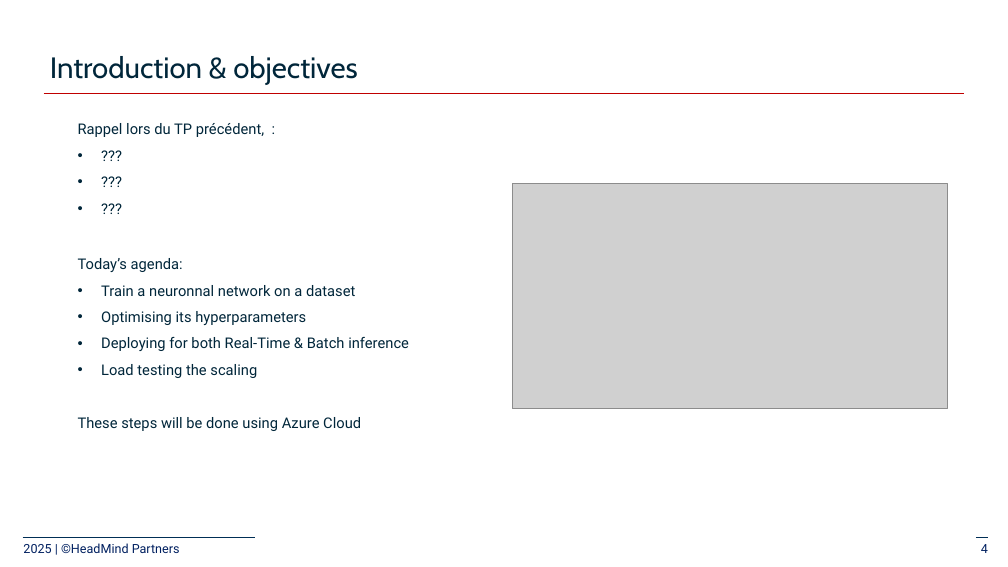
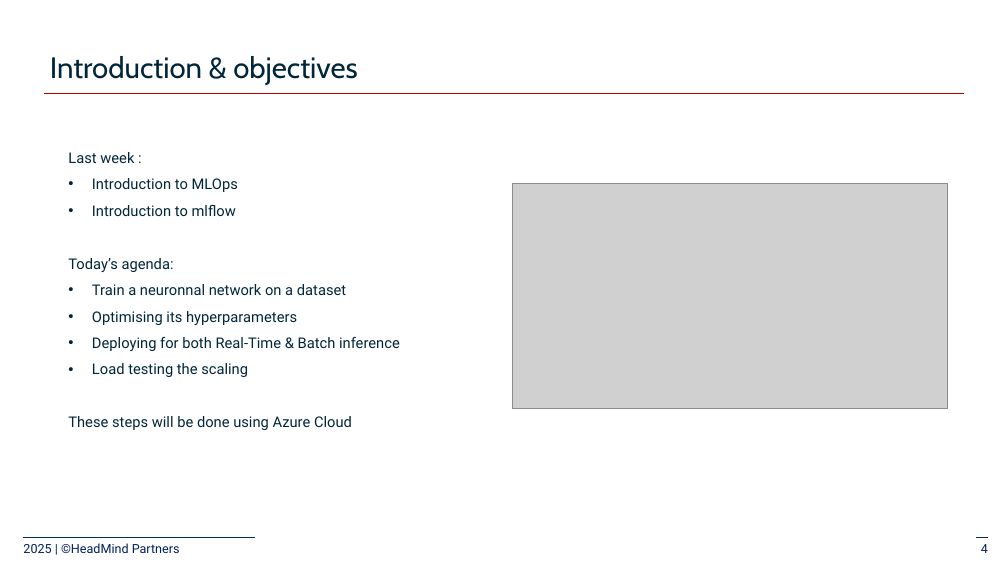
Before and after one commit to ncabourdin/mlops_ENSTA, a slide deck: slide 4 of slides/2_deploy-model_azure/2-Train and deploy ML models.pptx. Drawn at 1008x567 pixels with LibreOffice and Linux fonts; fonts in the diff are those of the drawing; grey boxes stand for pictures. Boxes give left, top, right and bottom in pixels: in the first picture for what was removed or moved away, otherwise in the second. Text is boxed around its words. In the diff, an @@ line names an element or a change of style, - is before the commit and + after.

```diff
--- a/slides/2_deploy-model_azure/2-Train and deploy ML models.pptx
+++ b/slides/2_deploy-model_azure/2-Train and deploy ML models.pptx
@@ text removed at <box>78,123,264,137</box> @@
-Rappel lors du TP précédent, :
-• ???
-• ???
-• ???
@@ text added at <box>68,152,238,216</box>, 14 pt, text #00263A @@
+Last week :
+• Introduction to MLOps
+• Introduction to mlflow
@@ text "Today’s agenda:": place and size @@
-text "Today’s agenda:" at <box>78,258,409,431</box>
+text "Today’s agenda:" at <box>68,258,400,430</box>
```
Also in this commit, not shown: 2 other slides changed, 2 slides added.
